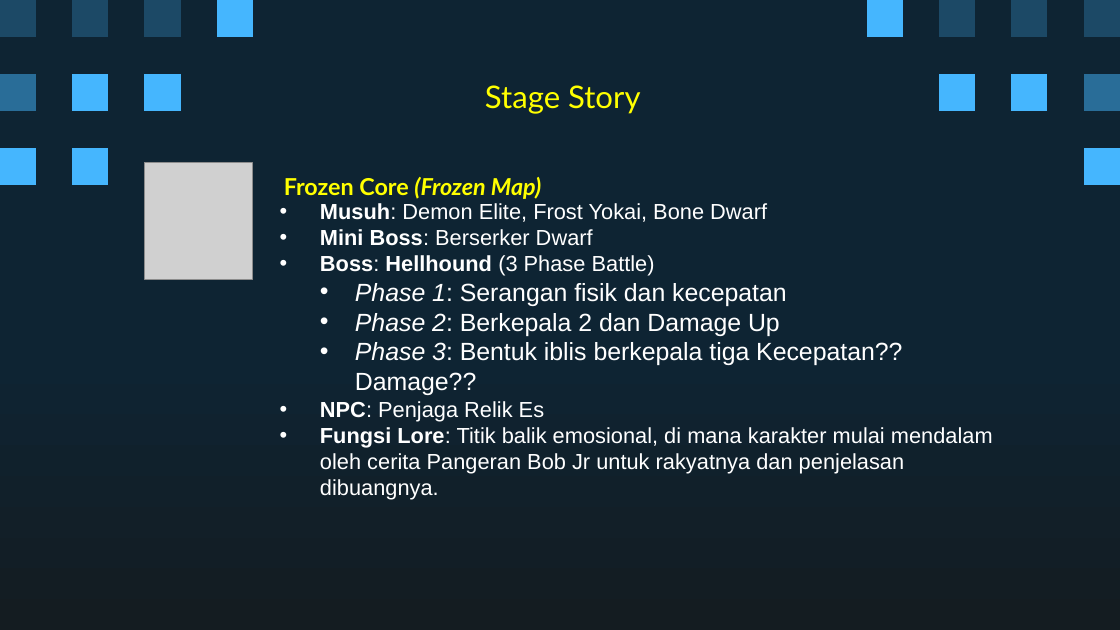
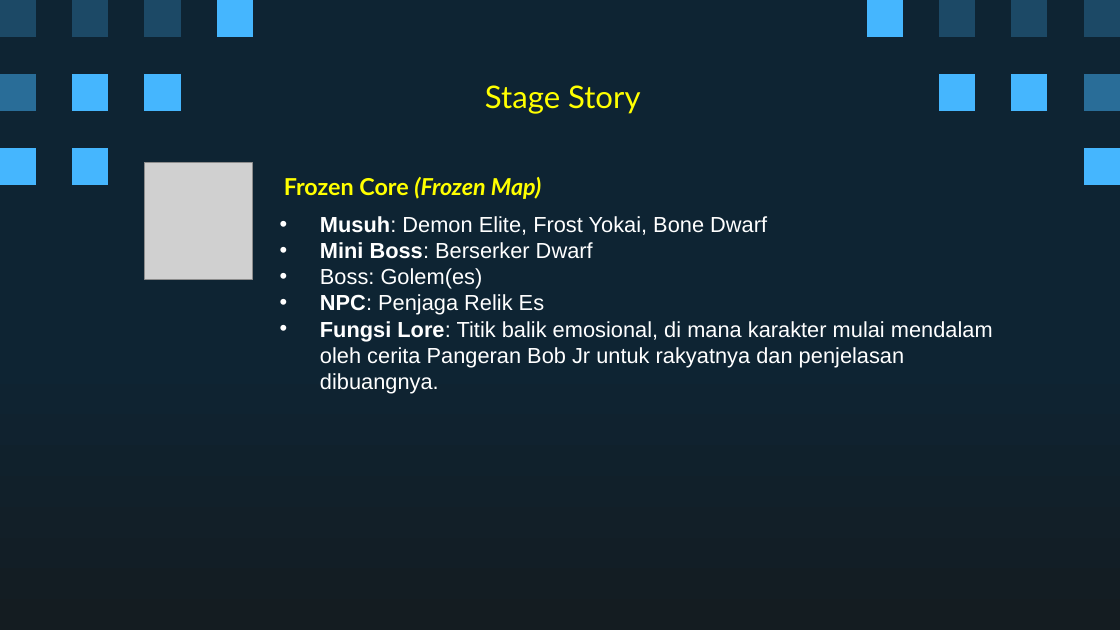
Before and after one commit to Ricardhad/gameProgProject, a slide deck: slide 13 of Super Pixel Vintage Gaming by Slidesgo.pptx. Drawn at 1120x630 pixels with LibreOffice and Linux fonts; fonts in the diff are those of the drawing; grey boxes stand for pictures. Boxes give left, top, right and bottom in pixels: in the first picture for what was removed or moved away, otherwise in the second. Text is boxed around its words. In the diff, an @@ line names an element or a change of style, - is before the commit and + after.

```diff
--- a/Super Pixel Vintage Gaming by Slidesgo.pptx
+++ b/Super Pixel Vintage Gaming by Slidesgo.pptx
@@ subtitle "Musuh: Demon Elite, Frost Yokai, ..." moved from (x1=320, y1=203, x2=993, y2=500) to (x1=320, y1=216, x2=993, y2=394) @@
@@ subtitle at (x1=320, y1=268, x2=483, y2=289): text changed; size 16 to 14 pt @@
-• Boss: Hellhound (3 Phase Battle)
-  • Phase 1: Serangan fisik dan kecepatan
-  • Phase 2: Berkepala 2 dan Damage Up
-  • Phase 3: Bentuk iblis berkepala tiga Kecepatan?? Damage??
+• Boss: Golem(es)
```
Also in this commit, not shown: 9 other slides changed, 1 slide added.
